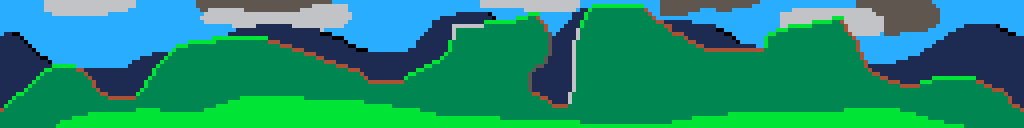
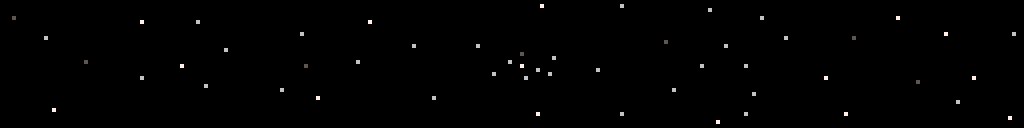
Two versions of the same layered image (1024x128). Layer-by-layer changes:
added layer "space" above "daybox" over [0,0,1024,128]
hid "daybox" over [0,0,1024,128]
